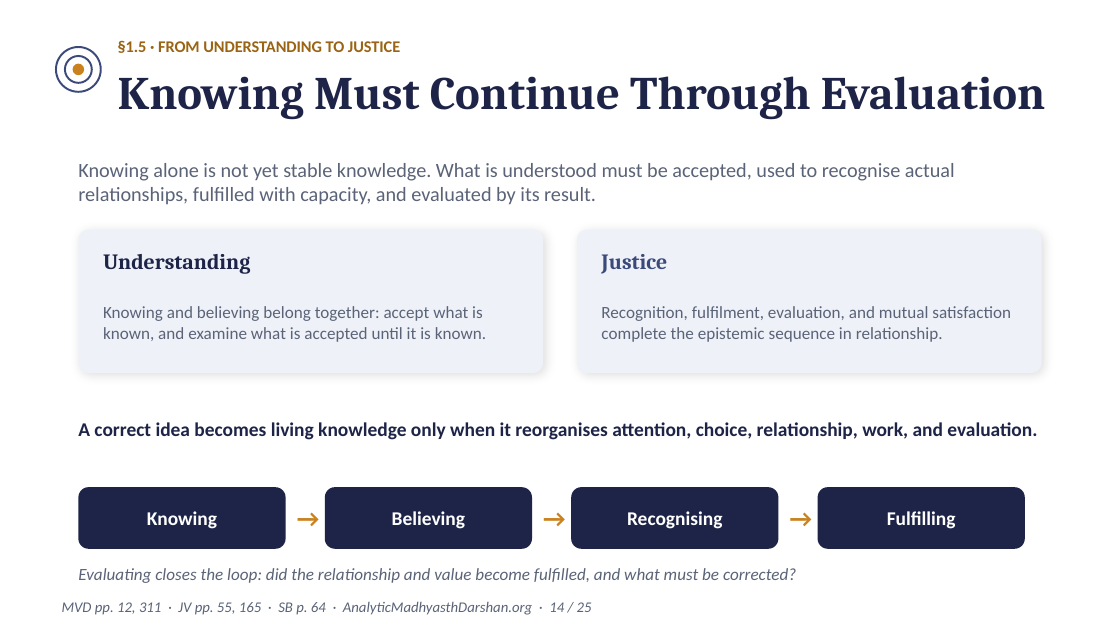
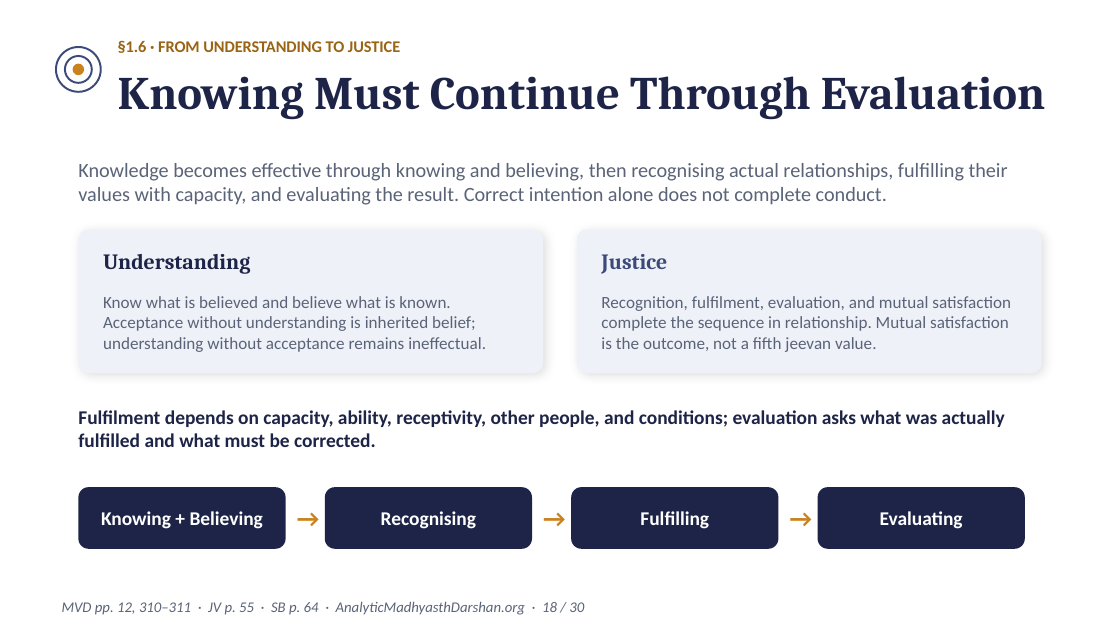
Before and after one commit to raghavamohan/AnalyticMadhyasthDarshan, a slide deck: slide 18 of Studies/The-Epistemology-of-Coexistence/The-Epistemology-of-Coexistence-Madhyasth-Darshan.pptx (slide 14 before the commit). Drawn at 1120x630 pixels with LibreOffice and Linux fonts; fonts in the diff are those of the drawing. Boxes give left, top, right and bottom in pixels: in the first picture for what was removed or moved away, otherwise in the second. Text is boxed around its words. In the diff, an @@ line names an element or a change of style, - is before the commit and + after.

```diff
--- a/Studies/The-Epistemology-of-Coexistence/The-Epistemology-of-Coexistence-Madhyasth-Darshan.pptx
+++ b/Studies/The-Epistemology-of-Coexistence/The-Epistemology-of-Coexistence-Madhyasth-Darshan.pptx
@@ text at [118, 40, 400, 53]: text changed @@
-§1.5 · FROM UNDERSTANDING TO JUSTICE
+§1.6 · FROM UNDERSTANDING TO JUSTICE
@@ text at [78, 163, 1008, 205]: text changed @@
-Knowing alone is not yet stable knowledge. What is understood must be accepted, used to recognise actual relationships, fulfilled with capacity, and evaluated by its result.
+Knowledge becomes effective through knowing and believing, then recognising actual relationships, fulfilling their values with capacity, and evaluating the result. Correct intention alone does not complete conduct.
@@ text at [103, 296, 486, 352]: text changed @@
-Knowing and believing belong together: accept what is known, and examine what is accepted until it is known.
+Know what is believed and believe what is known. Acceptance without understanding is inherited belief; understanding without acceptance remains ineffectual.
@@ text at [601, 296, 1011, 352]: text changed @@
-Recognition, fulfilment, evaluation, and mutual satisfaction complete the epistemic sequence in relationship.
+Recognition, fulfilment, evaluation, and mutual satisfaction complete the sequence in relationship. Mutual satisfaction is the outcome, not a fifth jeevan value.
@@ text at [78, 410, 1005, 447]: text changed @@
-A correct idea becomes living knowledge only when it reorganises attention, choice, relationship, work, and evaluation.
+Fulfilment depends on capacity, ability, receptivity, other people, and conditions; evaluation asks what was actually fulfilled and what must be corrected.
@@ text at [101, 511, 263, 529]: text changed @@
-Knowing
+Knowing + Believing
@@ text at [381, 511, 476, 529]: text changed @@
-Believing
+Recognising
@@ text at [640, 511, 709, 529]: text changed @@
-Recognising
+Fulfilling
@@ text at [880, 511, 963, 529]: text changed @@
-Fulfilling
+Evaluating
@@ text removed at [78, 568, 796, 583] @@
-Evaluating closes the loop: did the relationship and value become fulfilled, and what must be corrected?
@@ text at [62, 601, 584, 615]: text changed @@
-MVD pp. 12, 311 · JV pp. 55, 165 · SB p. 64 · AnalyticMadhyasthDarshan.org · 14 / 25
+MVD pp. 12, 310–311 · JV p. 55 · SB p. 64 · AnalyticMadhyasthDarshan.org · 18 / 30
```
Also in this commit, not shown: 23 other slides changed, 6 slides added, 1 slide removed.
